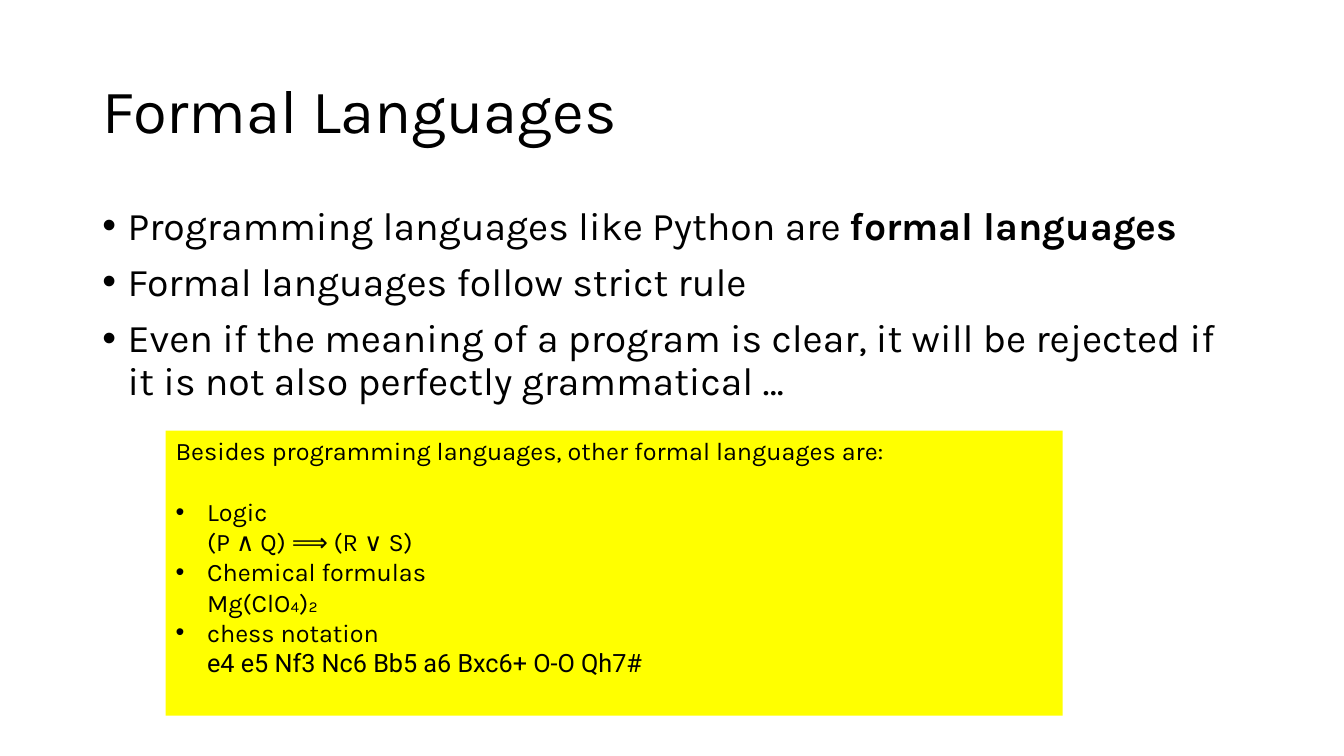
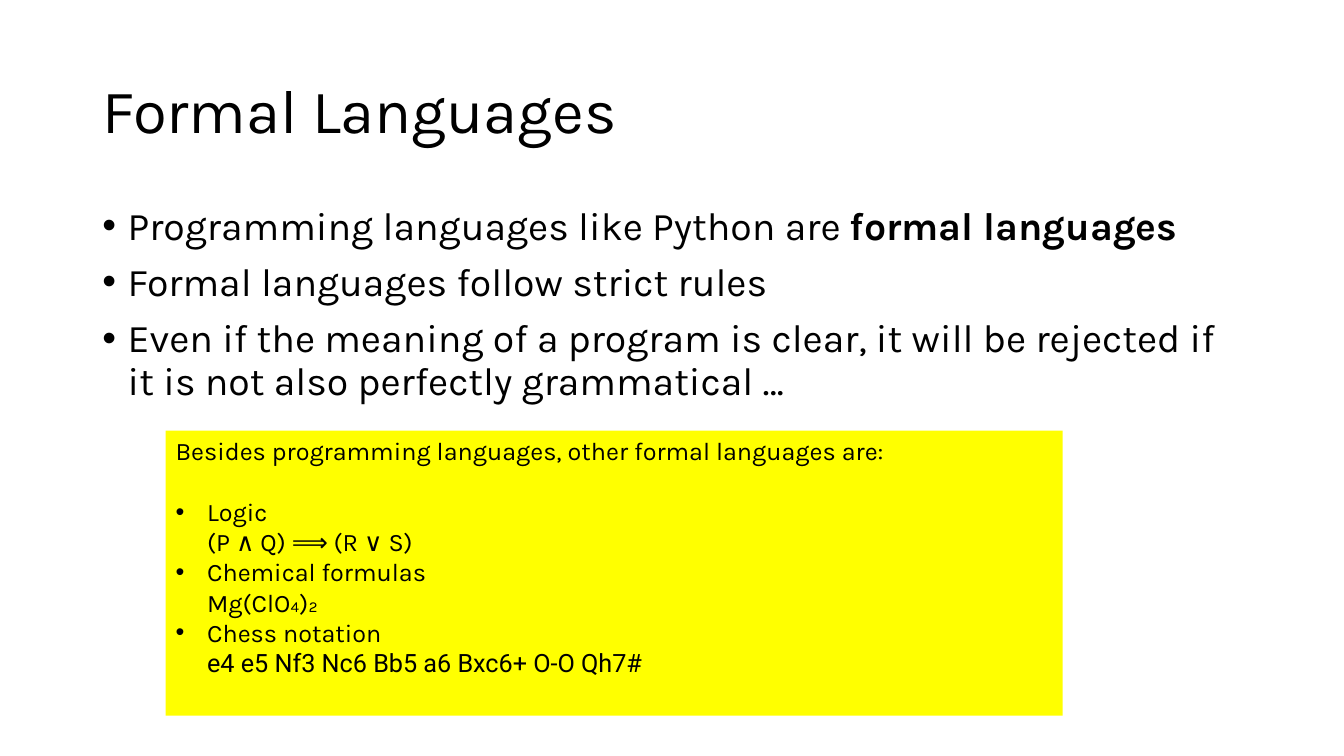
Before and after one commit to tjd1234/cmpt120spring2026, a slide deck: slide 4 of lecture_notes/chapter1/chapter1.pptx. Drawn at 1344x756 pixels with LibreOffice and Linux fonts; fonts in the diff are those of the drawing. Boxes give left, top, right and bottom in pixels: in the first picture for what was removed or moved away, otherwise in the second. Text is boxed around its words. In the diff, an @@ line names an element or a change of style, - is before the commit and + after.

```diff
--- a/lecture_notes/chapter1/chapter1.pptx
+++ b/lecture_notes/chapter1/chapter1.pptx
@@ text at (128, 269, 767, 306): text changed @@
-• Formal languages follow strict rule
+• Formal languages follow strict rules
@@ text in rectangle at (207, 624, 642, 675): text changed @@
-• chess notation
-  e4 e5 Nf3 Nc6 Bb5 a6 Bxc6+ O-O Qh7#
+• Chess notation
+  e4 e5 Nf3 Nc6 Bb5 a6 Bxc6+ O-O Qh7#
```
Also in this commit, not shown: 4 other slides changed, 1 other file.
